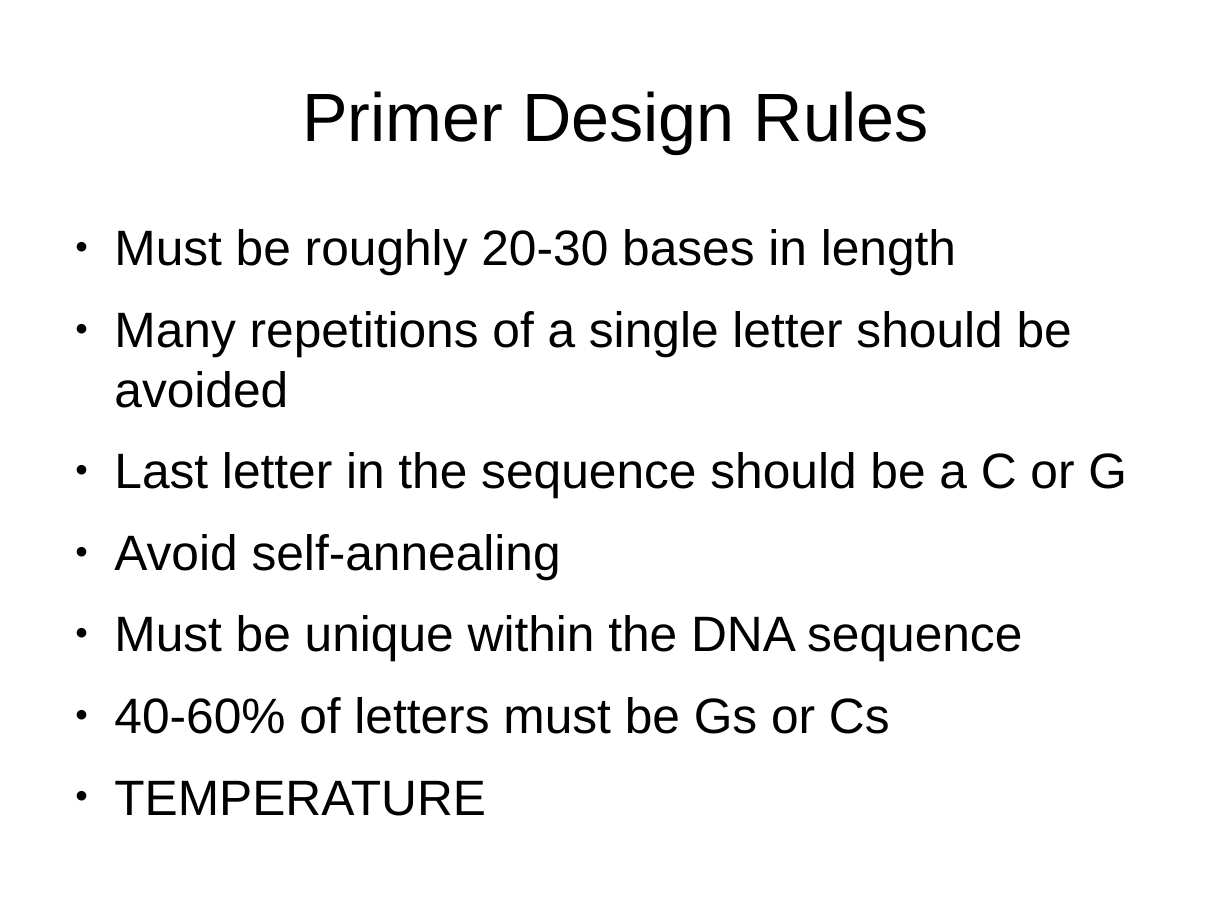
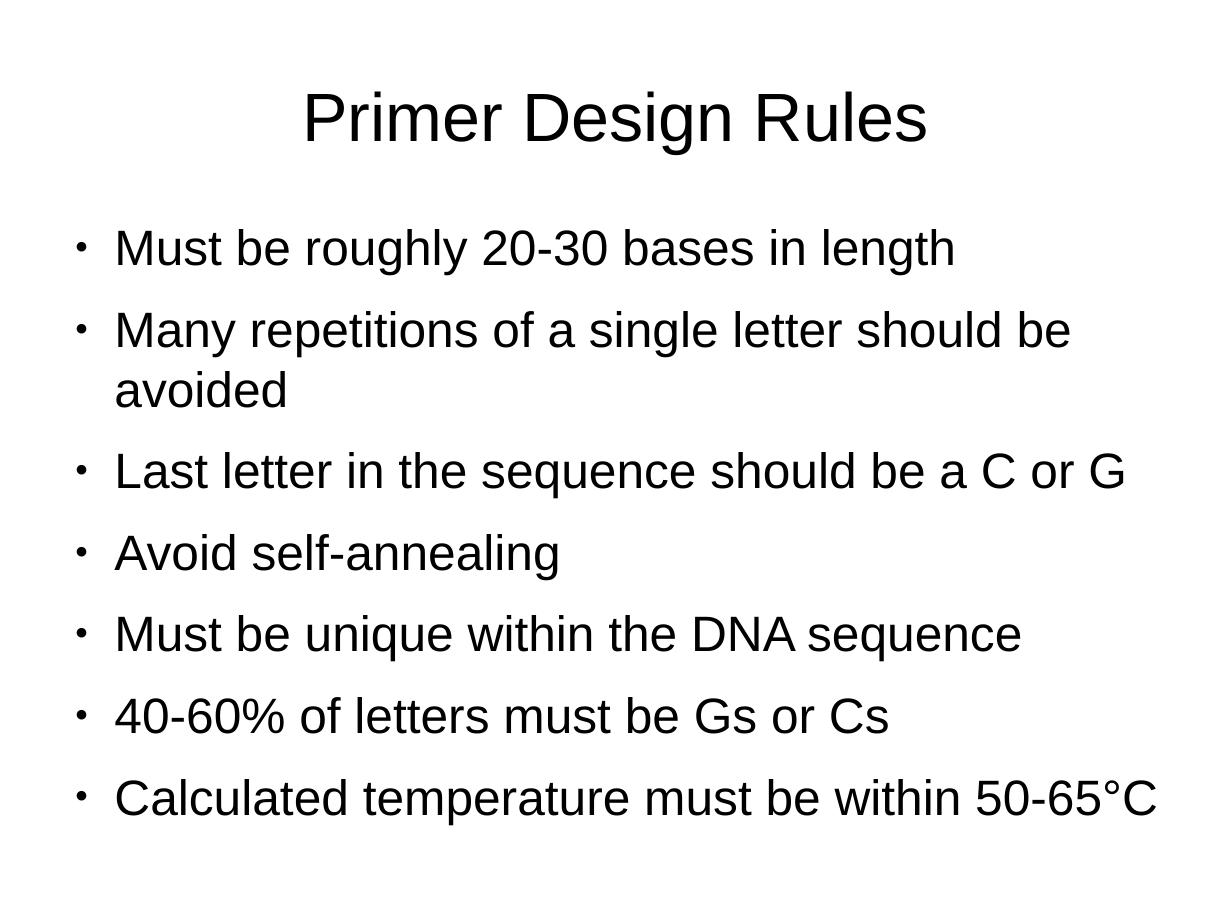
Before and after one commit to Dan-McElroy/Team-Project--Q, a slide deck: slide 8 of docs/progressPresentation/draft.odp. Drawn at 1232x924 pixels with LibreOffice and Linux fonts; fonts in the diff are those of the drawing. Boxes give left, top, right and bottom in pixels: in the first picture for what was removed or moved away, otherwise in the second. Text is boxed around its words. In the diff, an @@ line names an element or a change of style, - is before the commit and + after.

```diff
--- a/docs/progressPresentation/draft.odp
+++ b/docs/progressPresentation/draft.odp
@@ text at (114,779,1158,824): text changed @@
-● TEMPERATURE
+● Calculated temperature must be within 50-65°C
```
Also in this commit, not shown: 9 slides added, 1 slide removed.
